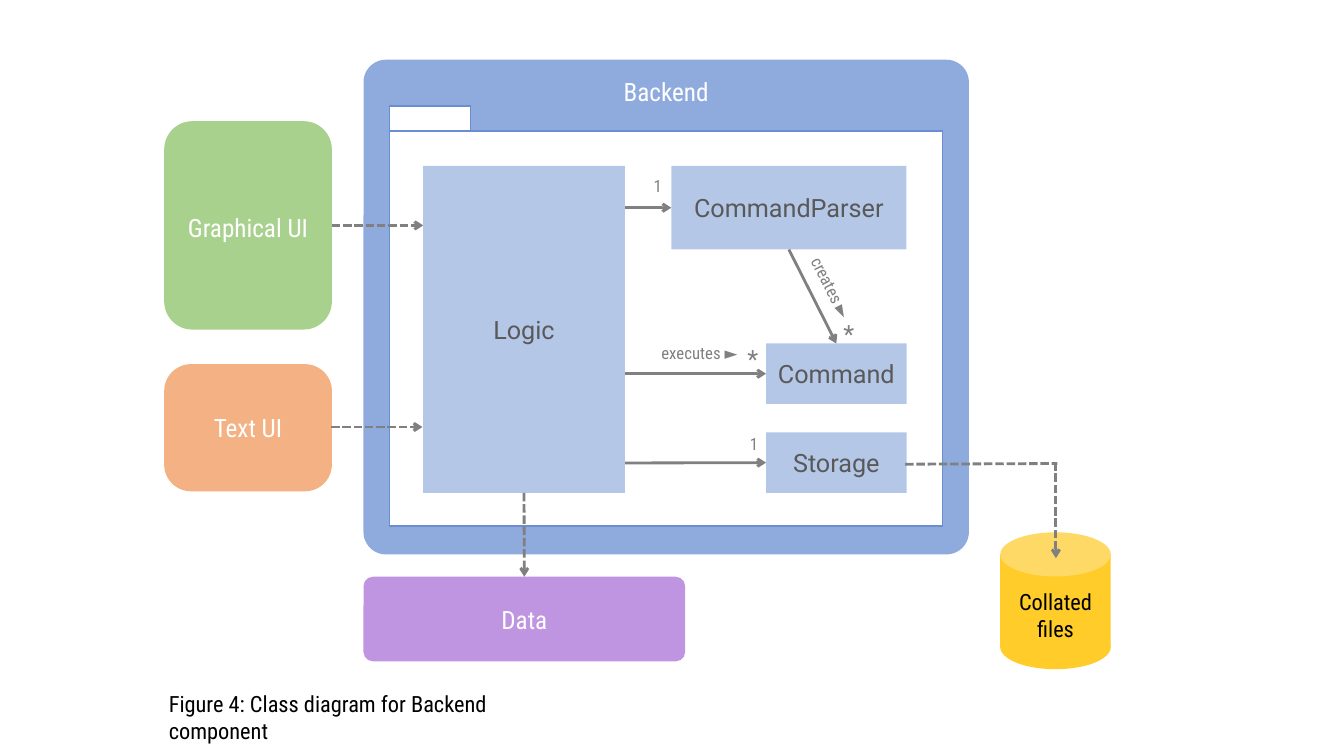
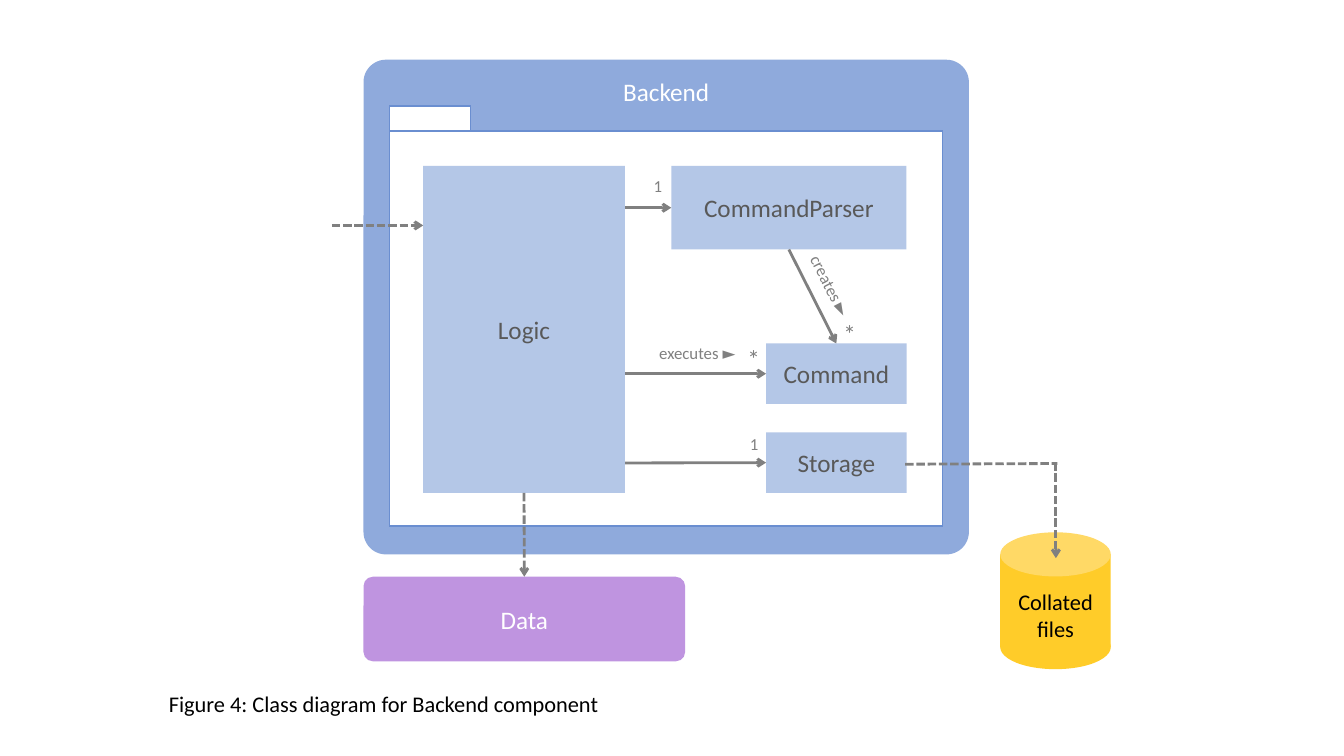
Before and after one commit to se-edu/collate, a slide deck: slide 4 of docs/Diagrams.pptx. Drawn at 1344x756 pixels with LibreOffice and Linux fonts; fonts in the diff are those of the drawing. Boxes give left, top, right and bottom in pixels: in the first picture for what was removed or moved away, otherwise in the second. Text is boxed around its words. In the diff, an @@ line names an element or a change of style, - is before the commit and + after.

```diff
--- a/docs/Diagrams.pptx
+++ b/docs/Diagrams.pptx
@@ rounded rectangle removed at [164,121,332,330] @@
-Graphical UI
@@ font Roboto to Calibri in 4 elements at [671,166,906,250], [766,344,906,404], [766,433,906,493], [423,166,625,493] @@
@@ font Roboto Condensed to Calibri in 10 elements at [364,59,970,555], [1018,594,1092,637], [654,181,662,192], [750,439,758,450], [364,577,686,661], [788,241,861,331], [659,348,718,359], [169,696,598,716], [834,314,871,354], [738,339,775,379] @@
@@ rounded rectangle removed at [164,364,332,491] @@
-Text UI
@@ arrow removed from (332, 427) to (422, 427) @@
```
Also in this commit, not shown: 5 other slides changed, 8 other files.
